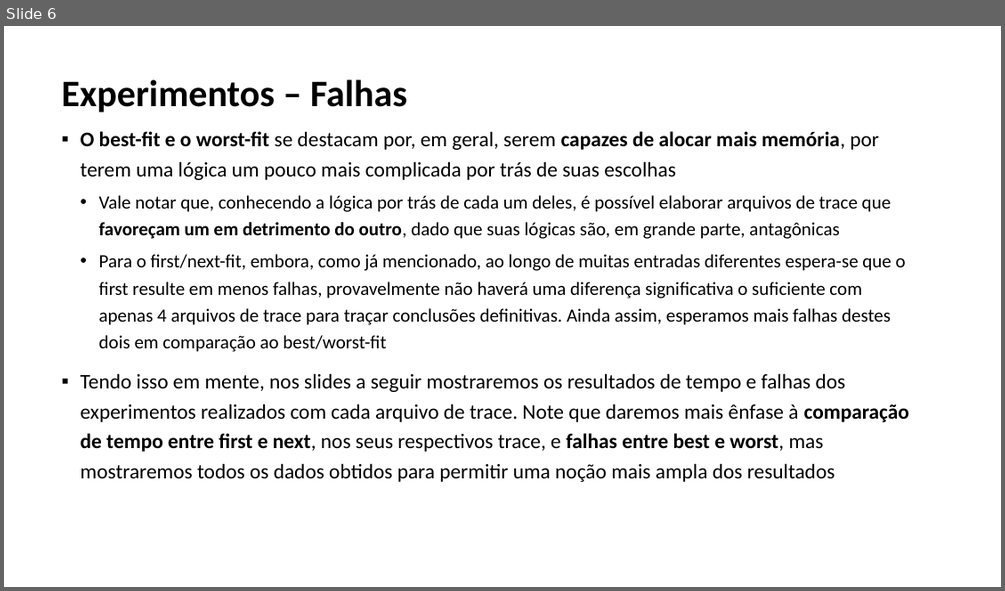
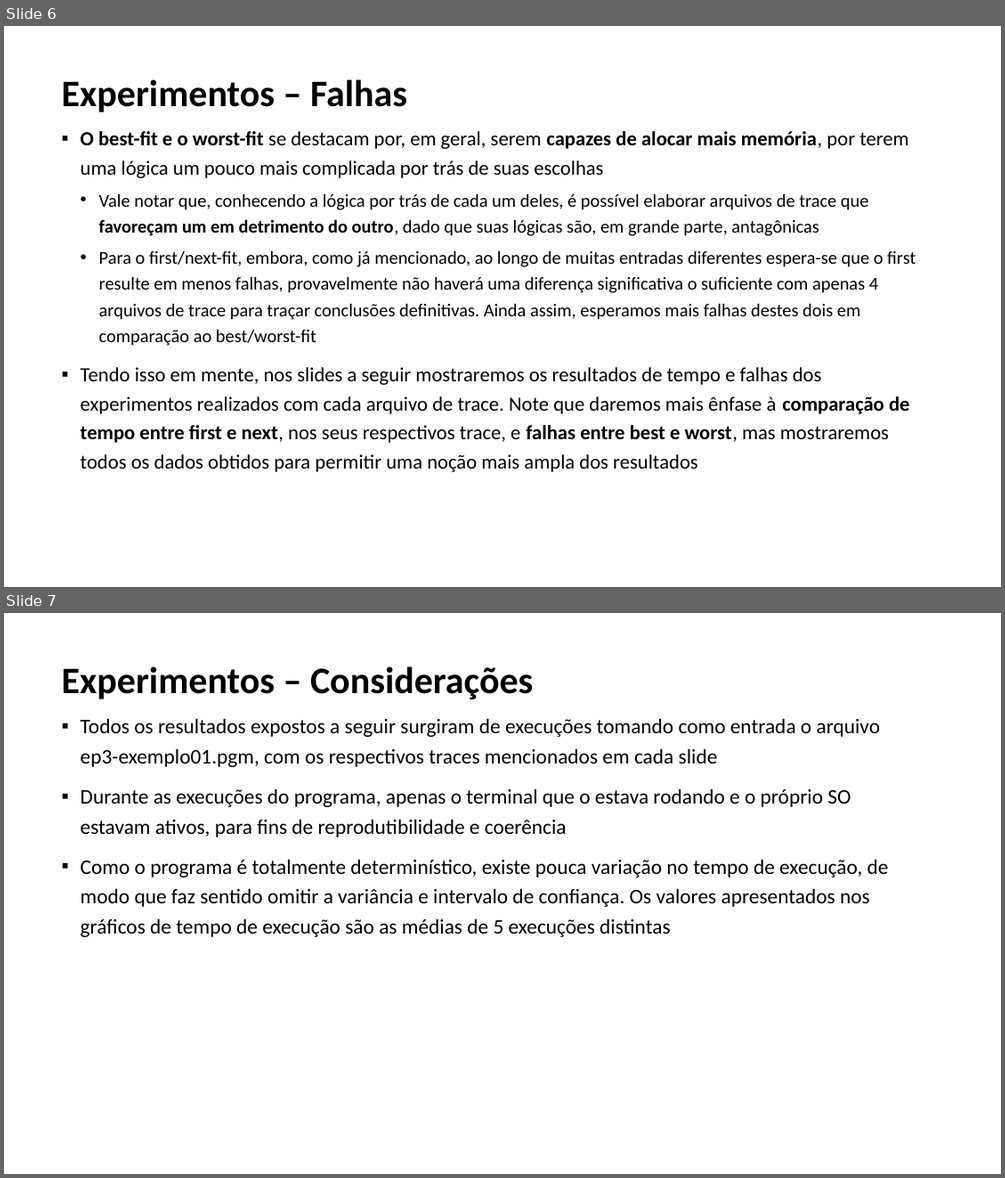
Before and after one commit to MagoDaZueira/MAC0422-EPs, a slide deck: EP3/apresentação/slides.pptx. Shown one above the other, each under a label of ours: slide 6 before the commit, slides 6 and 7 after it. The pictures are 1005x591 and 1005x1178 pixels, drawn with LibreOffice and Linux fonts; fonts in the diff are those of the drawing. Boxes give left, top, right and bottom in pixels: in the first picture for what was removed or moved away, otherwise in the second. Text is boxed around its words. In the diff, an @@ line names an element or a change of style, - is before the commit and + after.

```diff
--- a/EP3/apresentação/slides.pptx
+++ b/EP3/apresentação/slides.pptx
@@ slide 7 added at bbox=[4, 613, 1001, 1174], background #FFFFFF @@
@@ title added at bbox=[62, 666, 533, 699], 36 pt, text #000000, bold @@
+Experimentos – Considerações
@@ text added at bbox=[81, 718, 889, 937], 20 pt, text #000000 @@
+▪ Todos os resultados expostos a seguir surgiram de execuções tomando como entrada o arquivo ep3-exemplo01.pgm, com os respectivos traces mencionados em cada slide
+▪ Durante as execuções do programa, apenas o terminal que o estava rodando e o próprio SO estavam ativos, para fins de reprodutibilidade e coerência
+▪ Como o programa é totalmente determinístico, existe pouca variação no tempo de execução, de modo que faz sentido omitir a variância e intervalo de confiança. Os valores apresentados nos gráficos de tempo de execução são as médias de 5 execuções distintas
@@ slide 6 changed as well @@
@@ text "O best-fit e o worst-fit ..." at bbox=[81, 131, 915, 472]: size 20 to 19.4 pt in "O best-fit e o worst-fit se destacam ...", "Tendo isso em mente, nos slides a ..."; size 18 to 17.5 pt in "Vale notar que, conhecendo a lógica por ...", "Para o first/next-fit, embora, como já mencionado, ..." @@
```
Also in this commit, not shown: 5 other slides changed, 25 other files.
